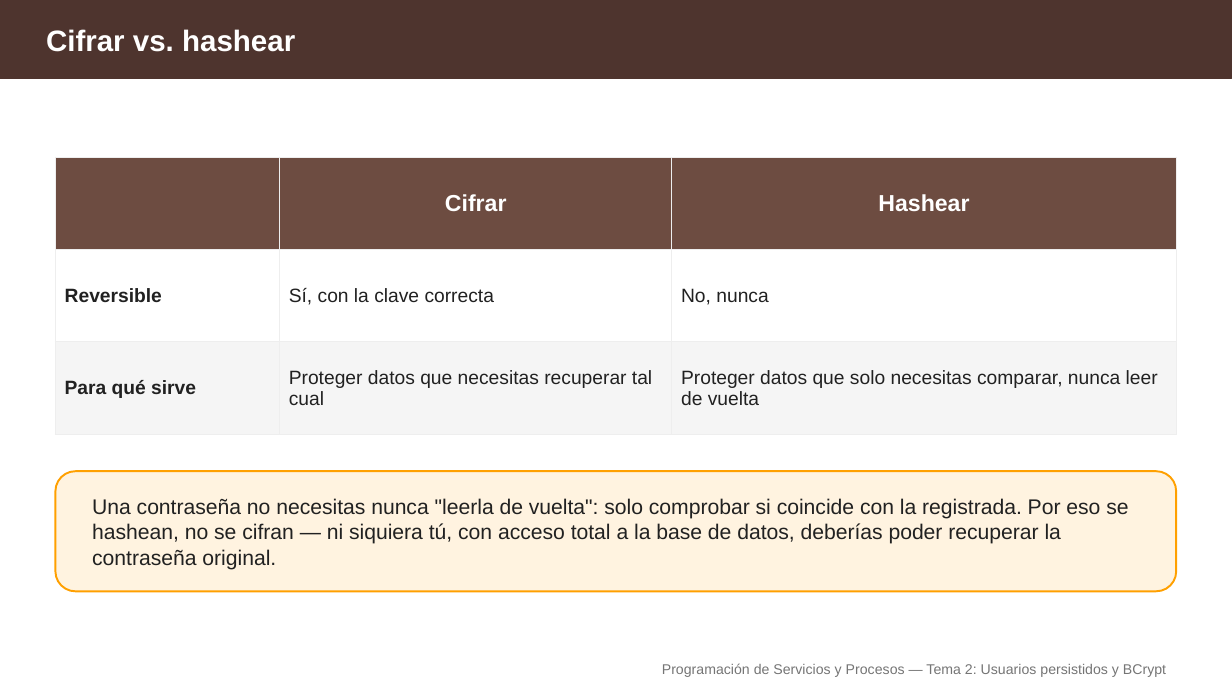
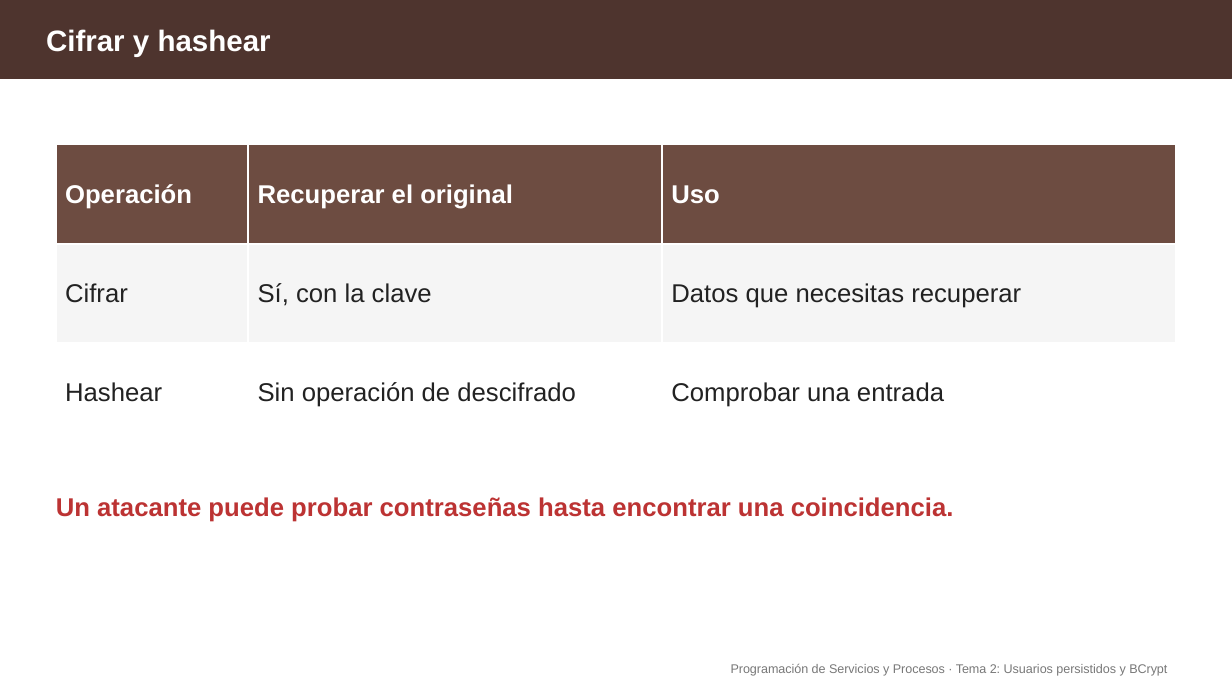
Before and after one commit to aitorventura/programacion-servicios-procesos, a slide deck: slide 3 of docs/tema2/diapositivas/usuarios-persistidos-bcrypt.pptx (slide 4 before the commit). Drawn at 1232x693 pixels with LibreOffice and Linux fonts; fonts in the diff are those of the drawing. Boxes give left, top, right and bottom in pixels: in the first picture for what was removed or moved away, otherwise in the second. Text is boxed around its words. In the diff, an @@ line names an element or a change of style, - is before the commit and + after.

Commit message:
imagenes tema2

```diff
--- a/docs/tema2/diapositivas/usuarios-persistidos-bcrypt.pptx
+++ b/docs/tema2/diapositivas/usuarios-persistidos-bcrypt.pptx
@@ text at (x1=46, y1=29, x2=271, y2=56): text changed @@
-Cifrar vs. hashear
+Cifrar y hashear
@@ table at (x1=55, y1=144, x2=1176, y2=443) @@
-row 1:  | Cifrar | Hashear
+row 1: Operación | Recuperar el original | Uso
-row 2: Reversible | Sí, con la clave correcta | No, nunca
+row 2: Cifrar | Sí, con la clave | Datos que necesitas recuperar
-row 3: Para qué sirve | Proteger datos que necesitas recuperar tal cual | Proteger datos que solo necesitas comparar, nunca leer de vuelta
+row 3: Hashear | Sin operación de descifrado | Comprobar una entrada
@@ fill #FFFFFF to #F5F5F5 in row 2 @@
@@ fill #F5F5F5 to #FFFFFF in row 3 @@
@@ borders changed @@
@@ table resized from (x1=55, y1=157, x2=1177, y2=434) to (x1=55, y1=144, x2=1176, y2=443) @@
@@ text "Un atacante puede probar contraseñas ..." moved from (x1=55, y1=471, x2=1177, y2=592) to (x1=56, y1=497, x2=954, y2=522) @@
@@ text "Un atacante puede probar contraseñas ..." at (x1=56, y1=497, x2=954, y2=522): fill #FFF3E0 to none; outline #FFA000 1.5 pt to none @@
@@ text at (x1=56, y1=497, x2=954, y2=522): text added @@
+Un atacante puede probar contraseñas hasta encontrar una coincidencia.
@@ text removed at (x1=92, y1=498, x2=1128, y2=570) @@
-Una contraseña no necesitas nunca "leerla de vuelta": solo comprobar si coincide con la registrada. Por eso se hashean, no se cifran — ni siquiera tú, con acceso total a la base de datos, deberías poder recuperar la contraseña original.
@@ text at (x1=731, y1=664, x2=1167, y2=676): text changed; size 11 to 9.8 pt; text colour #757575 to #787878 @@
-Programación de Servicios y Procesos — Tema 2: Usuarios persistidos y BCrypt
+Programación de Servicios y Procesos · Tema 2: Usuarios persistidos y BCrypt
```
Also in this commit, not shown: 13 other slides changed, 8 slides added, 14 slides removed, 16 other files.
